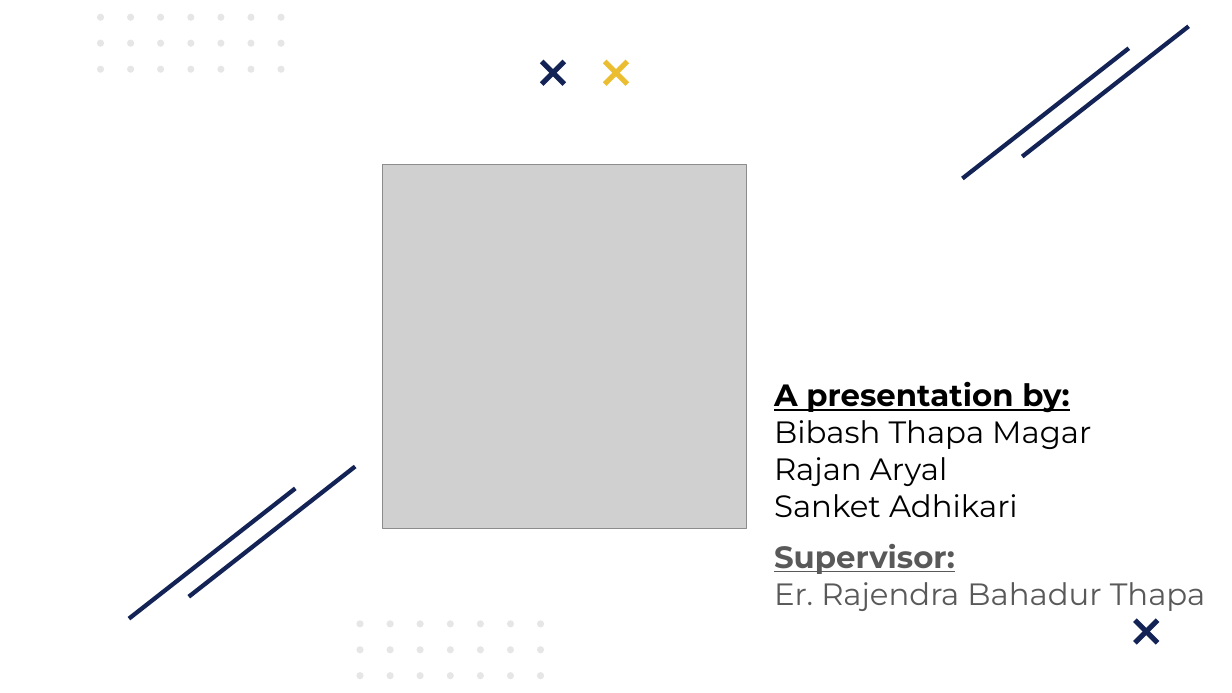
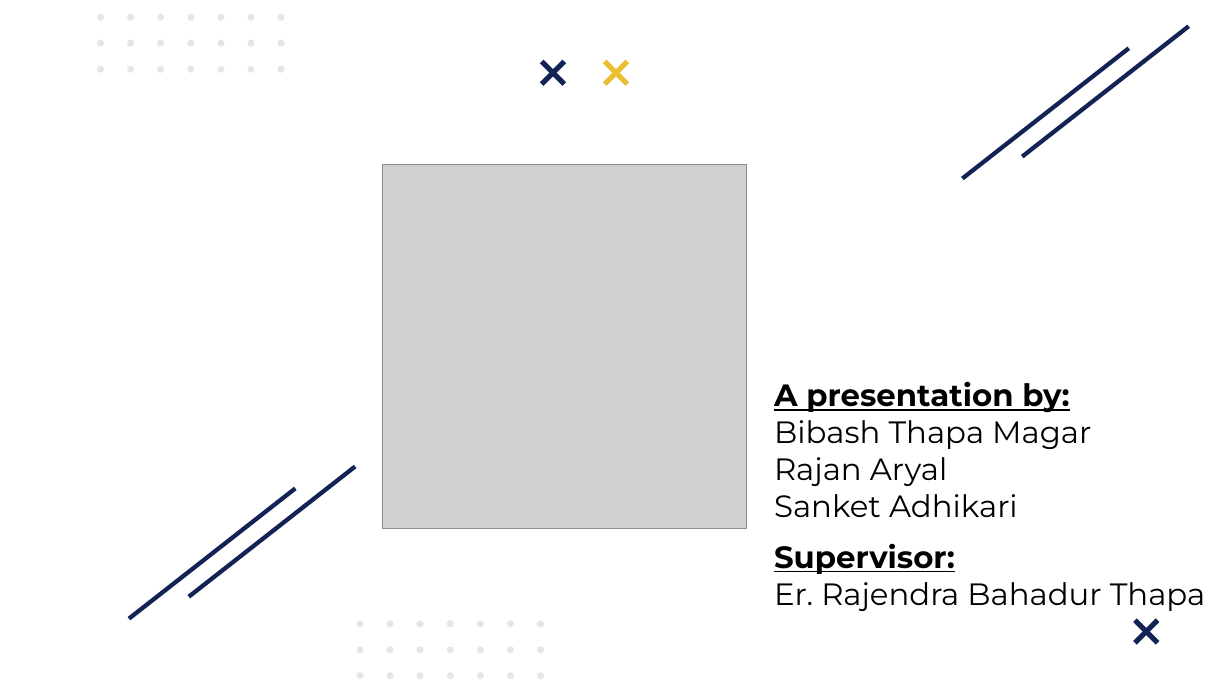
Before and after one commit to bibashmgr/gcesports, a slide deck: slide 1 of docs/GCESports.pptx. Drawn at 1232x693 pixels with LibreOffice and Linux fonts; fonts in the diff are those of the drawing; grey boxes stand for pictures. Boxes give left, top, right and bottom in pixels: in the first picture for what was removed or moved away, otherwise in the second. Text is boxed around its words. In the diff, an @@ line names an element or a change of style, - is before the commit and + after.

```diff
--- a/docs/GCESports.pptx
+++ b/docs/GCESports.pptx
@@ text "Supervisor:" at (774,543,1206,611): text colour #595959 to #000000 @@
```
Also in this commit, not shown: 3 other files.
